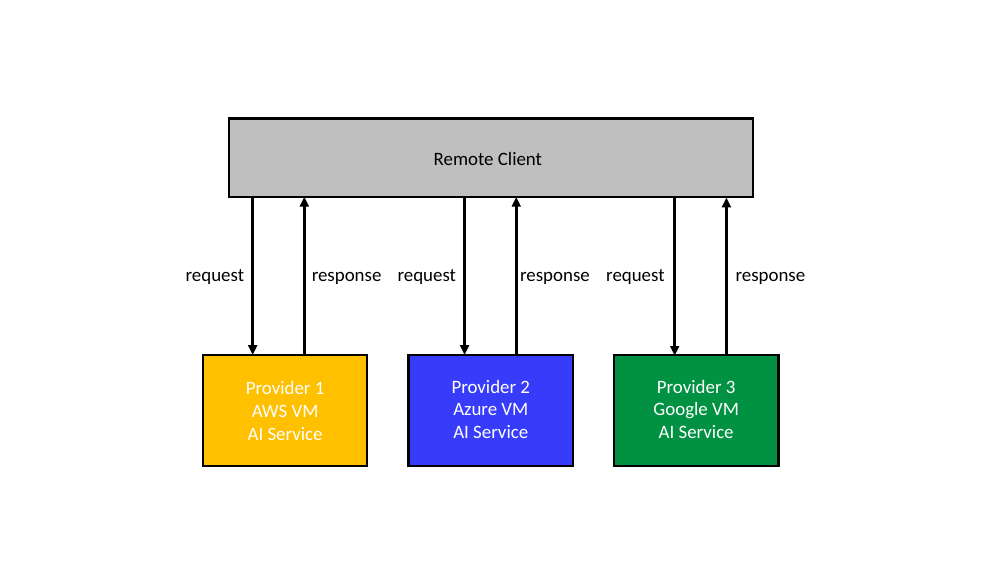
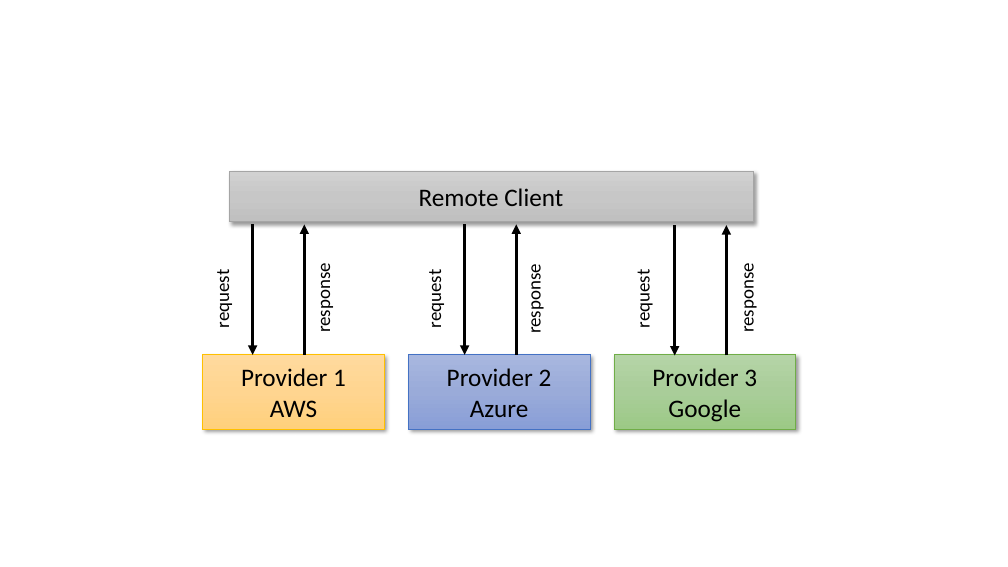
Before and after one commit to cloudmesh/cloudmesh-openapi, a slide deck: slide 2 of paper/images/architecture-openapi.pptx. Drawn at 1008x567 pixels with LibreOffice and Linux fonts; fonts in the diff are those of the drawing. Boxes give left, top, right and bottom in pixels: in the first picture for what was removed or moved away, otherwise in the second. Text is boxed around its words. In the diff, an @@ line names an element or a change of style, - is before the commit and + after.

```diff
--- a/paper/images/architecture-openapi.pptx
+++ b/paper/images/architecture-openapi.pptx
@@ rectangle removed at <box>229,119,753,197</box> @@
@@ rectangle "Remote Client": place and size @@
-rectangle "Remote Client" at <box>434,152,542,165</box>
+rectangle "Remote Client" at <box>229,171,753,222</box>
@@ rectangle "Remote Client" at <box>229,171,753,222</box>: size 18 to 24 pt; alignment left to centre; vertical alignment top to middle; fill none to gradient #D2D2D2 to #C8C8C8 to #C0C0C0; outline none to #A5A5A5 0.5 pt; shadow on @@
@@ arrow moved from (253, 197) - (253, 355) to (253, 225) - (253, 355) @@
@@ arrow moved from (305, 355) - (305, 197) to (305, 355) - (305, 225) @@
@@ arrow moved from (465, 197) - (465, 355) to (465, 225) - (465, 355) @@
@@ arrow moved from (516, 355) - (516, 197) to (516, 355) - (516, 225) @@
@@ arrow moved from (675, 198) - (675, 355) to (675, 225) - (675, 355) @@
@@ arrow moved from (727, 355) - (727, 198) to (727, 355) - (727, 225) @@
@@ text "request": place and size @@
-text "request" at <box>186,269,244,284</box>
+text "request" at <box>211,276,234,327</box>
@@ text "request": place and size @@
-text "request" at <box>398,269,456,284</box>
+text "request" at <box>423,276,446,327</box>
@@ text "request": place and size @@
-text "request" at <box>606,269,664,284</box>
+text "request" at <box>632,276,655,327</box>
@@ rotation 0 to 270 degrees in 6 elements at <box>211,276,234,327</box>, <box>423,276,446,327</box>, <box>632,276,655,327</box>, <box>312,270,335,331</box>, <box>523,271,546,332</box>, <box>736,270,759,331</box> @@
@@ rectangle "Provider 1 AWS": place and size @@
-rectangle "Provider 1 AWS" at <box>203,355,367,467</box>
+rectangle "Provider 1 AWS" at <box>203,355,384,429</box>
@@ rectangle "Provider 1 AWS" at <box>203,355,384,429</box>: fill #FFC000 to gradient #FFDB9E to #FFD590 to #FFD07C; outline #000000 2.25 pt to #FFC000 0.5 pt; shadow on @@
@@ rectangle "Provider 2 Azure": place and size @@
-rectangle "Provider 2 Azure" at <box>408,355,572,467</box>
+rectangle "Provider 2 Azure" at <box>408,355,590,429</box>
@@ rectangle "Provider 2 Azure" at <box>408,355,590,429</box>: fill #373CFB to gradient #A8B7DF to #9AABD9 to #889ED7; outline #000000 2.25 pt to #4472C4 0.5 pt; shadow on @@
@@ rectangle "Provider 3 Google": place and size @@
-rectangle "Provider 3 Google" at <box>614,355,778,467</box>
+rectangle "Provider 3 Google" at <box>614,355,796,429</box>
@@ rectangle "Provider 3 Google" at <box>614,355,796,429</box>: fill #009242 to gradient #B5D5A7 to #AACE9A to #9CC987; outline #000000 2.25 pt to #70AD47 0.5 pt; shadow on @@
@@ text in rectangle at <box>241,368,346,417</box>: text added @@
+Provider 1
+AWS
@@ text removed at <box>246,381,325,440</box> @@
-Provider 1
-AWS VM
-AI Service
@@ text in rectangle at <box>447,368,552,417</box>: text added @@
+Provider 2
+Azure
@@ text removed at <box>452,380,530,438</box> @@
-Provider 2
-Azure VM
-AI Service
@@ text in rectangle at <box>652,368,757,422</box>: text added @@
+Provider 3
+Google
@@ text removed at <box>653,380,739,438</box> @@
-Provider 3
-Google VM
-AI Service
```
Also in this commit, not shown: 1 other slide changed, 1 other file.
